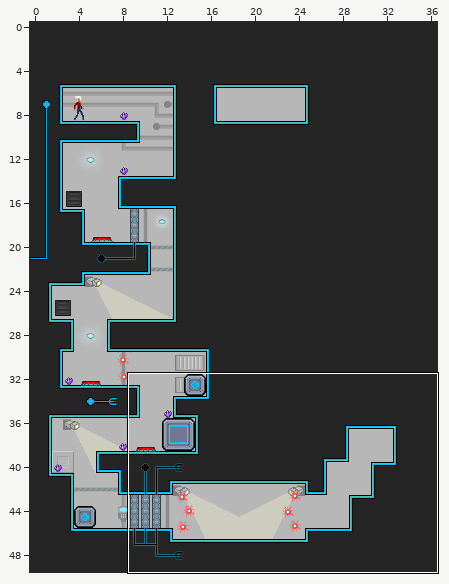
An edit to a level. Tiled map (JSON), res/map/3_TheEncounter.json. The first picture is a wide view before the edit; the outline marks the close-up.
Close-up. First the earlier version:
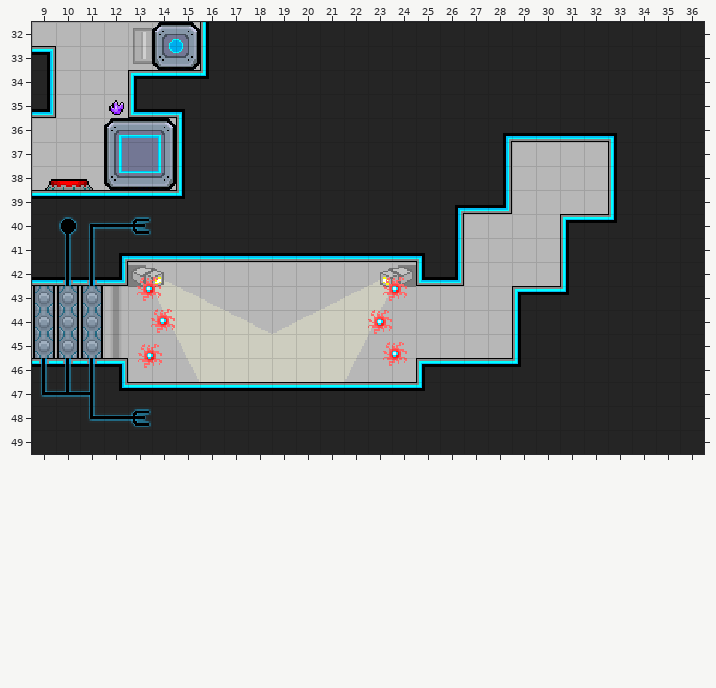
Cells are 16x16 px. Shown: x 9..36, y 32..49. The commit also changed other parts of the map, which this record leaves out.
The result:
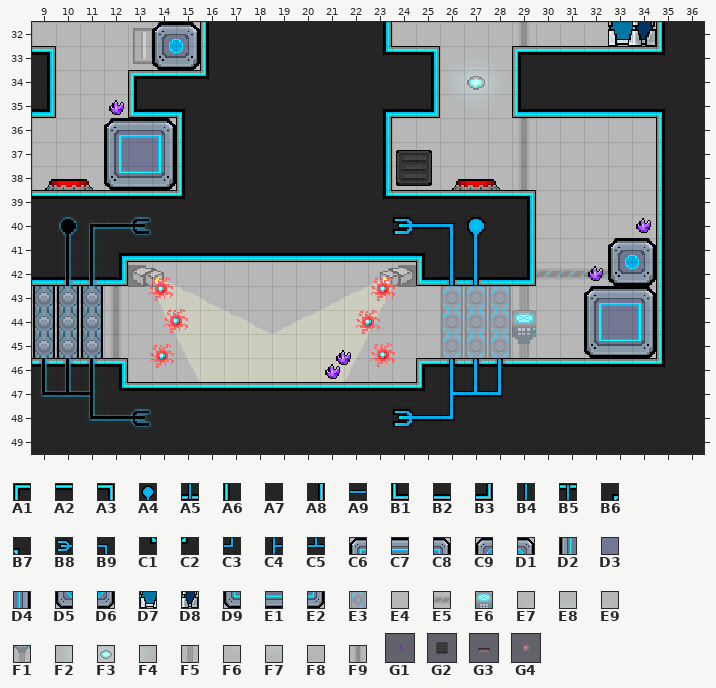
Key: from "main": A1 0, A2 1, A3 2, A4 7, A5 18, A6 25, A7 26, A8 27, A9 33, B1 50, B2 51, B3 52, B4 57, B5 68, B6 75, B7 76, B8 78, B9 79, C1 100, C2 101, C3 105, C4 108, C5 109, C6 156, C7 157, C8 158, C9 160, D1 161, D2 181, D3 182, D4 183, D5 185, D6 186, D7 200, D8 201, D9 206, E1 207, E2 208, E3 237, E4 241, E5 260, E6 277, E7 286, E8 287, E9 288, F1 302, F2 311, F3 312, F4 313, F5 327, F6 336, F7 337, F8 338, F9 412; from "objects": G1 4, G2 5, G3 6, G4 7.
__ is an empty cell.
Objects are placed by their top-left corner, in cells (3,4 is the top-left corner of cell 3,4); size is 1x1 cell unless given.
The edit:
Layer "Tile Layer 1":
y 32: x 23..35 A7 A7 A7 A7 A7 A7 A7 A7 A7 A7 A7 A7 A7 -> A8 E4 E4 E4 E4 E4 F9 E4 E4 E4 D7 D8 A6
y 33: x 23..35 A7 A7 A7 A7 A7 A7 A7 A7 A7 A7 A7 A7 A7 -> C1 A2 A3 E7 E8 E9 A1 A2 A2 A2 A2 A2 C2
y 34: x 25..29 A7 A7 A7 A7 A7 -> A8 F2 F3 F4 A6
y 35: x 23..35 A7 A7 A7 A7 A7 A7 A7 A7 A7 A7 A7 A7 A7 -> B6 B2 B3 F6 F7 F8 B1 B2 B2 B2 B2 B2 B7
y 36: x 23..35 A7 A7 A7 A7 A7 B6 B2 B2 B2 B2 B7 A7 A7 -> A8 E4 E4 E4 E4 E4 F9 E4 E4 E4 E4 E4 A6
y 37..38: x 23..29 A7 A7 A7 A7 A7 A8 E4 -> A8 E4 E4 E4 E4 E4 F9; x 33..35 A6 A7 A7 -> E4 E4 A6
y 39: x 23..29 A7 A7 A7 B6 B2 B3 E4 -> C1 A2 A2 A2 A2 A2 A3; x 33..35 A6 A7 A7 -> E4 E4 A6
y 40: x 24..29 A7 A7 A8 E4 E4 E4 -> B8 A9 B9 A4 A7 A8; x 31..35 A1 A2 C2 A7 A7 -> E4 E4 E4 E4 A6
y 41: x 26..29 A8 E4 E4 E4 -> B4 B4 A7 A8; x 31..35 A6 A7 A7 A7 A7 -> E4 E4 C9 D1 A6
y 42: x 26..35 B3 E4 E4 E4 E4 A6 A7 A7 A7 A7 -> A5 A5 B2 B3 E5 E5 E5 D5 D6 A6
y 43: x 26..35 E4 E4 E4 A1 A2 C2 A7 A7 A7 A7 -> E3 E3 E3 F5 E4 E4 C6 C7 C8 A6
y 44: x 26..35 E4 E4 E4 A6 A7 A7 A7 A7 A7 A7 -> E3 E3 E3 E6 E4 E4 D2 D3 D4 A6
y 45: x 26..35 E4 E4 E4 A6 A7 A7 A7 A7 A7 A7 -> E3 E3 E3 F1 E4 E4 D9 E1 E2 A6
y 46: x 26..35 A2 A2 A2 C2 A7 A7 A7 A7 A7 A7 -> B5 B5 B5 A2 A2 A2 A2 A2 A2 C2
y 47: x 26..28 A7 A7 A7 -> C4 C5 C3
y 48: x 24..26 A7 A7 A7 -> B8 A9 C3
Layer "Object Layer 1":
added: G2 at 22.9,36.1 size 4x4
added: G3 at 25.5,36.5 size 4x4
added: G1 at 32.5,38.5 size 4x4
added: G1 at 30.5,40.5 size 4x4
changed: G4 at 11.9,41.1 size 4x4 -> G4 at 12.4,41.1 size 4x4
changed: G4 at 22.1,41.1 size 4x4 -> G4 at 21.6,41.1 size 4x4
changed: G4 at 12.5,42.5 size 4x4 -> G4 at 13,42.5 size 4x4
changed: G4 at 21.5,42.5 size 4x4 -> G4 at 21,42.5 size 4x4
changed: G4 at 22.1,43.8 size 4x4 -> G4 at 21.6,43.9 size 4x4
changed: G4 at 11.9,43.9 size 4x4 -> G4 at 12.4,43.9 size 4x4
added: G1 at 20,44 size 4x4
added: G1 at 19.5,44.6 size 4x4
